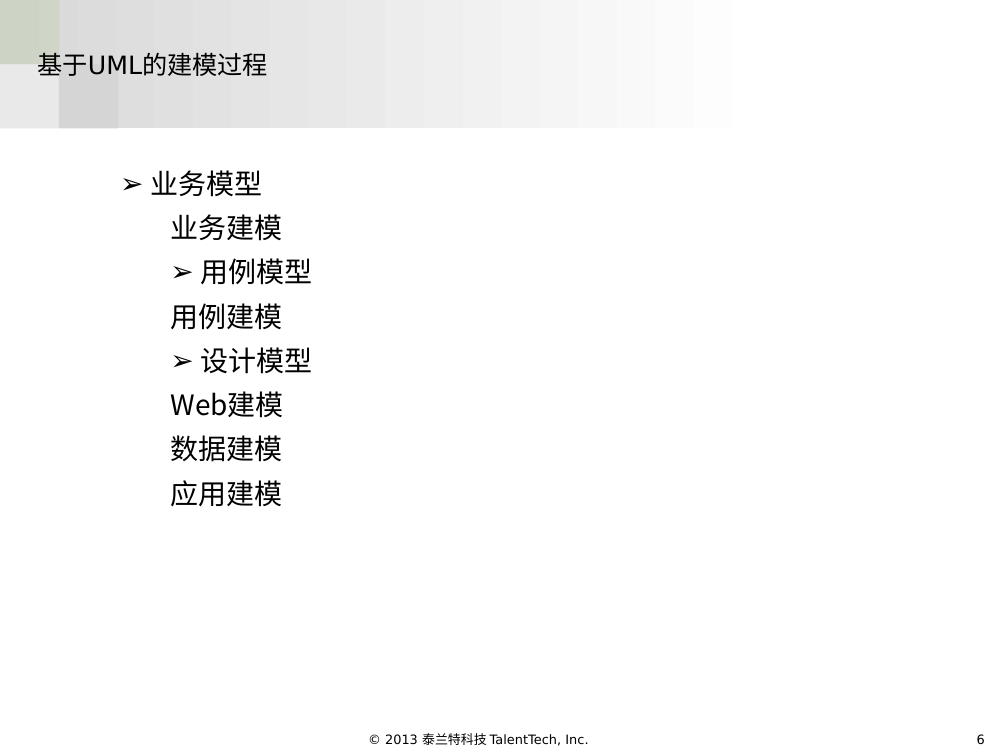
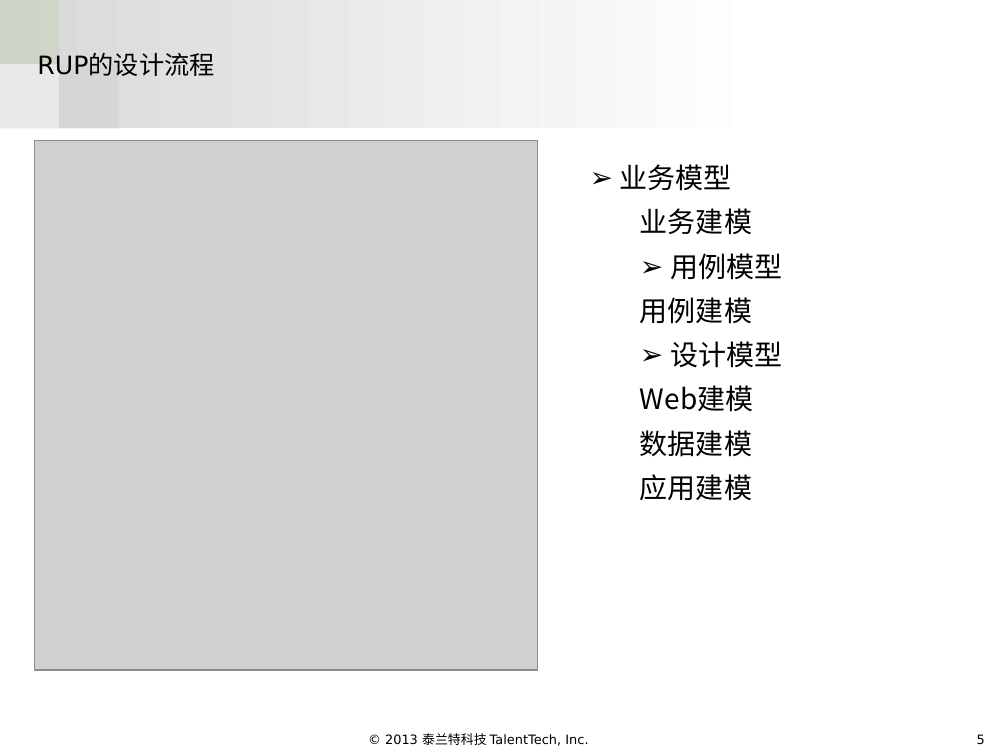
Before and after one commit to aqssxlzc/goagentAutoUpdate, a slide deck: slide 5 of RSA.pptx (slide 6 before the commit). Drawn at 1008x756 pixels with LibreOffice and Linux fonts; fonts in the diff are those of the drawing; grey boxes stand for pictures; background and template pictures are left out. Boxes give left, top, right and bottom in pixels: in the first picture for what was removed or moved away, otherwise in the second. Text is boxed around its words. In the diff, an @@ line names an element or a change of style, - is before the commit and + after.

```diff
--- a/RSA.pptx
+++ b/RSA.pptx
@@ title at (37,53,214,76): text changed @@
-基于UML的建模过程
+RUP的设计流程
@@ picture added at (34,141,537,670) @@
@@ text "业务模型": place and size @@
-text "业务模型" at (150,170,312,507)
+text "业务模型" at (620,164,782,501)
@@ page number at (977,734,985,744): text changed @@
-6
+5
```
Also in this commit, not shown: 5 other slides changed, 2 slides added, 2 slides removed.
